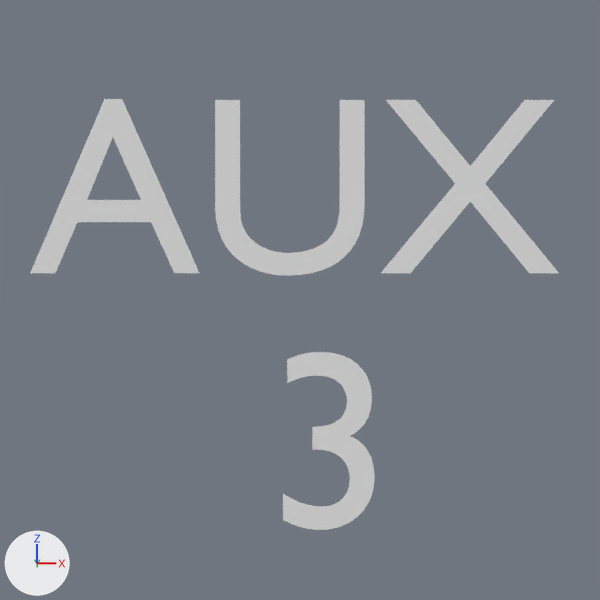
An edit to the Blender file src/graphics/icons.blend, drawn before and after from the same camera.
Rendered twice from the file's camera 'Camera.001'. Arrows for +X, +Y and +Z are at lower left; the lights stay in place. The same objects are shown in both versions, whatever each file hides.

Objects in the first picture: 'Text.001'.
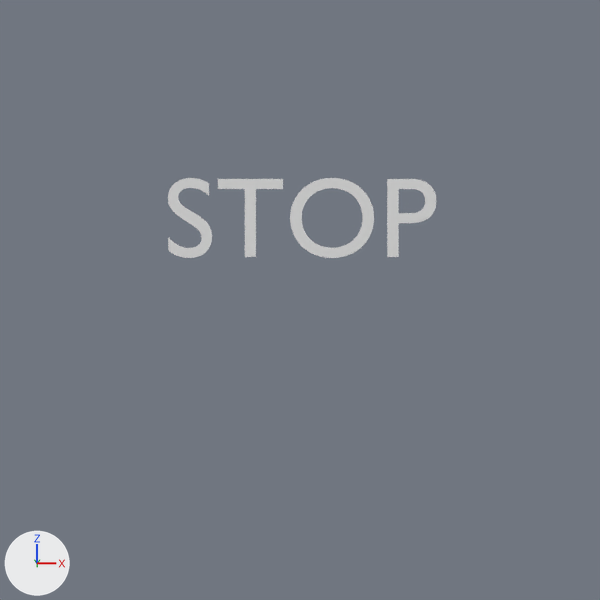
The change in detail:
Text 'Text.018' (txt_text_018) is new.
Its body is 'STOP'.
Object 'Text.001' (ob_text_001) now shows txt_text_018 instead of txt_text_003.
Object 'Text.001' (ob_text_001) moves from (0.162, 0.0, 0.225) to (-0.729, 0.0, 0.312).
Object 'Text.001' (ob_text_001) is rescaled from (1.36, 1.36, 1.36) to (0.611, 0.611, 0.611).

Pixel boxes (x1, y1, x2, y2) of what changed, in the pictures (600 x 600 px):
'Text.001', text changed, reshaped, moved, rescaled (49% narrower, 81% shorter)
    before: (30, 99, 559, 530)
    after: (168, 178, 437, 258)
